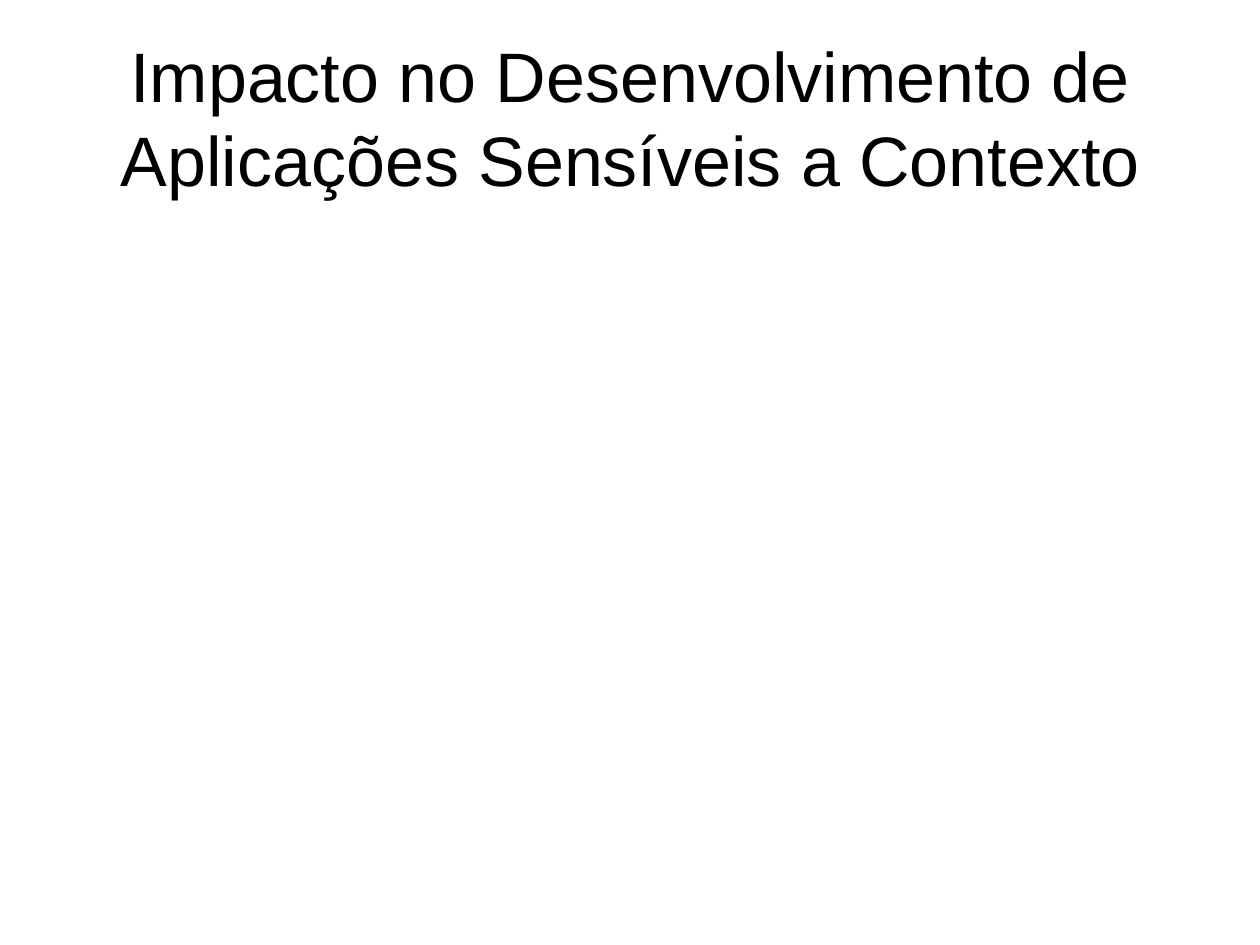
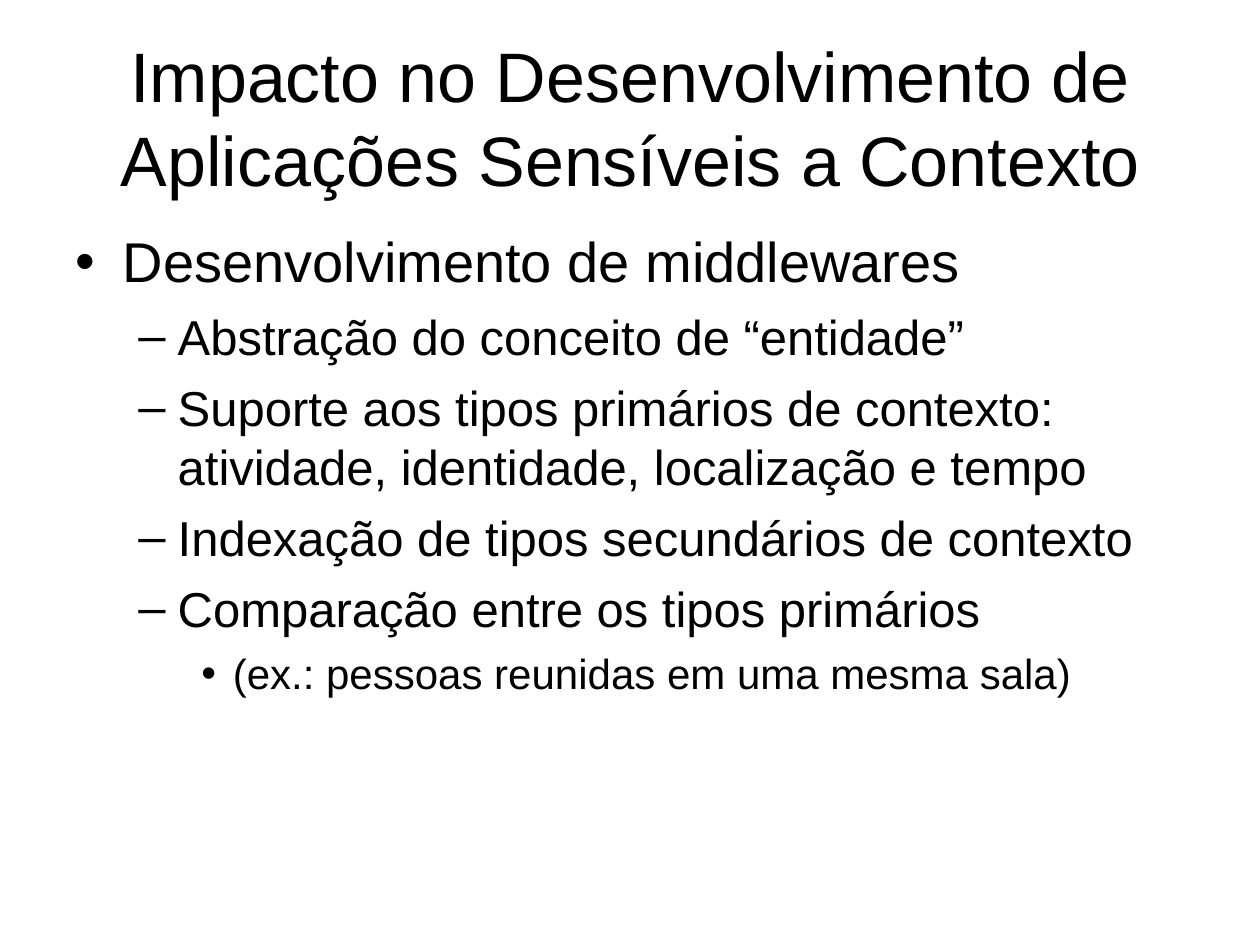
Before and after one commit to andrenho/andrenho, a slide deck: slide 11 of academia/trabalhos/contexto.odp. Drawn at 1260x945 pixels with LibreOffice and Linux fonts; fonts in the diff are those of the drawing; background and template pictures are left out. Boxes give left, top, right and bottom in pixels: in the first picture for what was removed or moved away, otherwise in the second. Text is boxed around its words. In the diff, an @@ line names an element or a change of style, - is before the commit and + after.

```diff
--- a/academia/trabalhos/contexto.odp
+++ b/academia/trabalhos/contexto.odp
@@ text added at (123,241,1133,698), 28 pt, text #000000 @@
+• Desenvolvimento de middlewares
+  – Abstração do conceito de “entidade”
+  – Suporte aos tipos primários de contexto: atividade, identidade, localização e tempo
+  – Indexação de tipos secundários de contexto
+  – Comparação entre os tipos primários
+    • (ex.: pessoas reunidas em uma mesma sala)
```
Also in this commit, not shown: 2 slides added, 2 slides removed, 9 other files.
